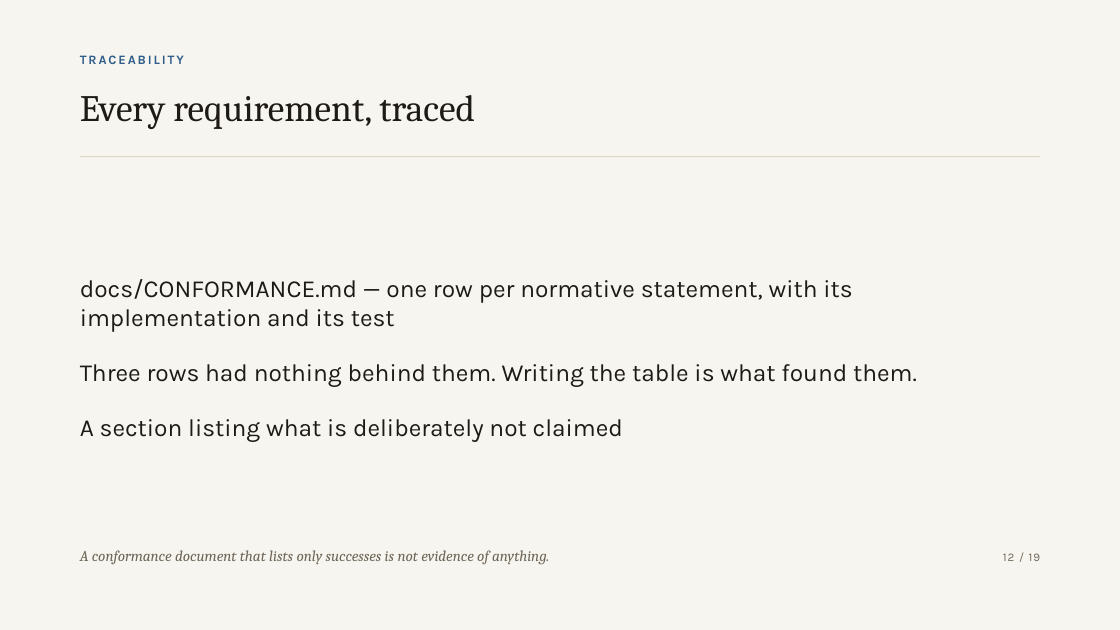
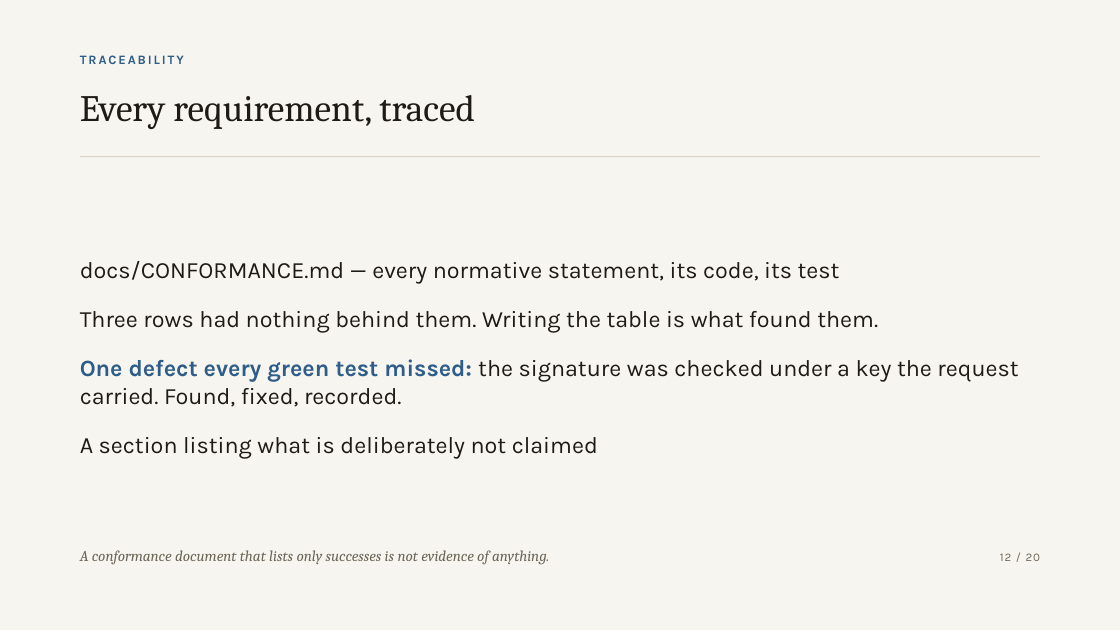
Before and after one commit to zuemen/mcp-vlei, a slide deck: slide 12 of docs/slides/mcp-vlei.pptx. Drawn at 1120x630 pixels with LibreOffice and Linux fonts; fonts in the diff are those of the drawing. Boxes give left, top, right and bottom in pixels: in the first picture for what was removed or moved away, otherwise in the second. Text is boxed around its words. In the diff, an @@ line names an element or a change of style, - is before the commit and + after.

```diff
--- a/docs/slides/mcp-vlei.pptx
+++ b/docs/slides/mcp-vlei.pptx
@@ text at [80,261,840,284]: text changed; size 21 to 20 pt @@
-docs/CONFORMANCE.md — one row per normative statement, with its implementation and its test
+docs/CONFORMANCE.md — every normative statement, its code, its test
@@ text at [80,311,878,459]: size 21 to 20 pt in "Three rows had nothing behind them. Writing ...", "A section listing what is deliberately not ..."; less space between paragraphs @@
@@ text at [80,359,1018,407]: paragraph added @@
+One defect every green test missed: the signature was checked under a key the request carried. Found, fixed, recorded.
@@ text at [1000,553,1041,561]: text changed @@
-12 / 19
+12 / 20
```
Also in this commit, not shown: 17 other slides changed, 2 slides added, 1 slide removed, 19 other files.
